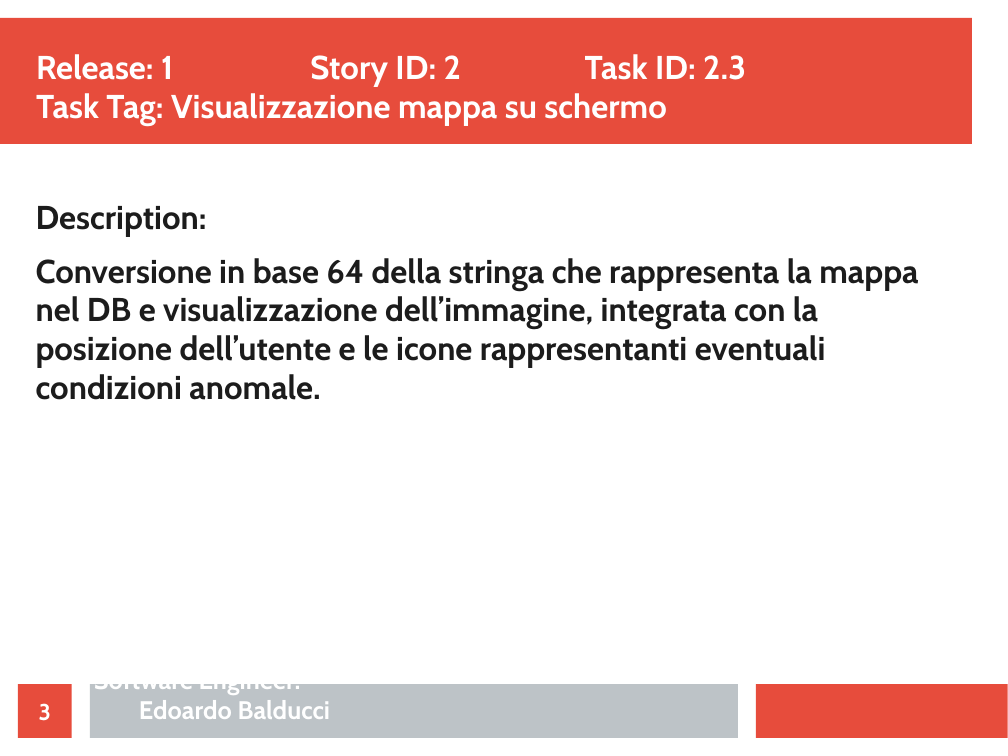
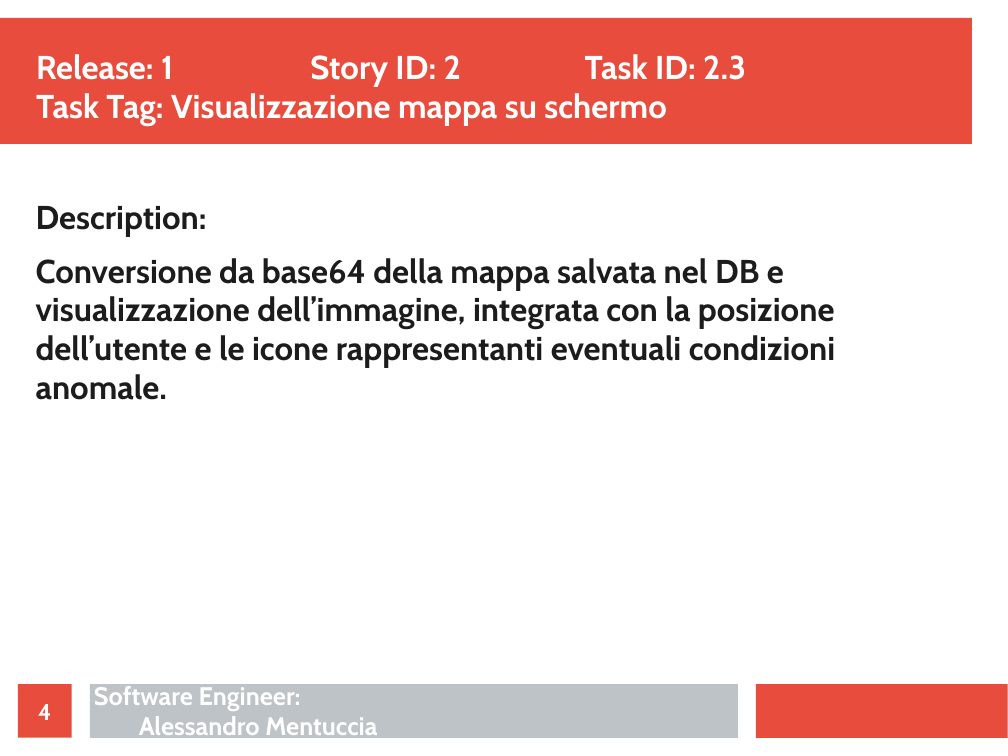
Before and after one commit to ecorradini/ProgettoIDS, a slide deck: slide 4 of AnalisiRequisiti/TaskGestioneMappe.ppt (slide 3 before the commit). Drawn at 1008x756 pixels with LibreOffice and Linux fonts; fonts in the diff are those of the drawing. Boxes give left, top, right and bottom in pixels: in the first picture for what was removed or moved away, otherwise in the second. Text is boxed around its words. In the diff, an @@ line names an element or a change of style, - is before the commit and + after.

```diff
--- a/AnalisiRequisiti/TaskGestioneMappe.ppt
+++ b/AnalisiRequisiti/TaskGestioneMappe.ppt
@@ text at (36,258,835,400): text changed @@
-Conversione in base 64 della stringa che rappresenta la mappa nel DB e visualizzazione dell’immagine, integrata con la posizione dell’utente e le icone rappresentanti eventuali condizioni anomale.
+Conversione da base64 della mappa salvata nel DB e visualizzazione dell’immagine, integrata con la posizione dell’utente e le icone rappresentanti eventuali condizioni anomale.
@@ text at (94,686,377,741): text changed @@
-Software Engineer:
-Edoardo Balducci
+Software Engineer:
+Alessandro Mentuccia
@@ page number at (38,704,51,720): text changed @@
-3
+4
```
Also in this commit, not shown: 3 other slides changed, 1 slide added, 1 other file.
